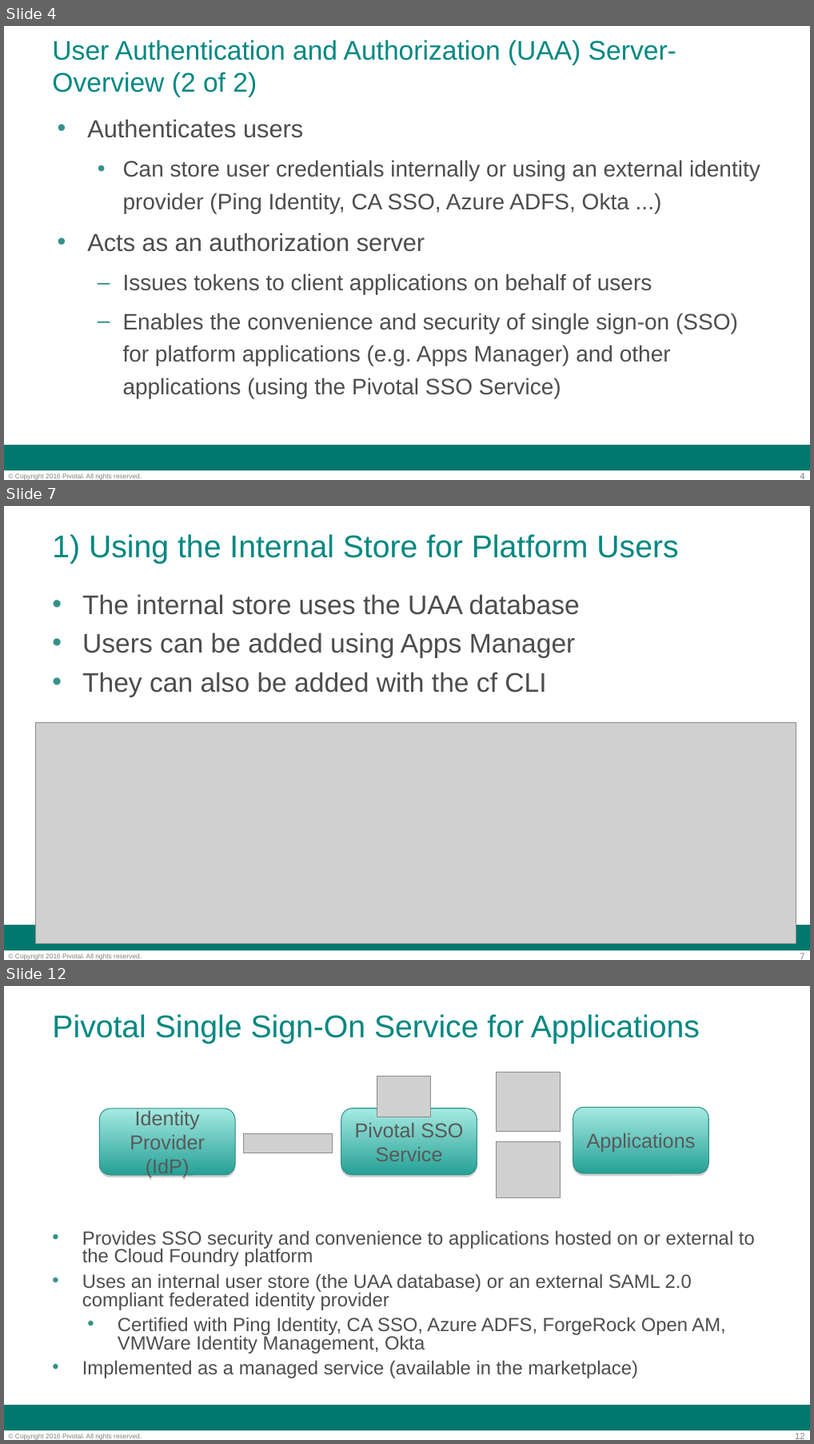
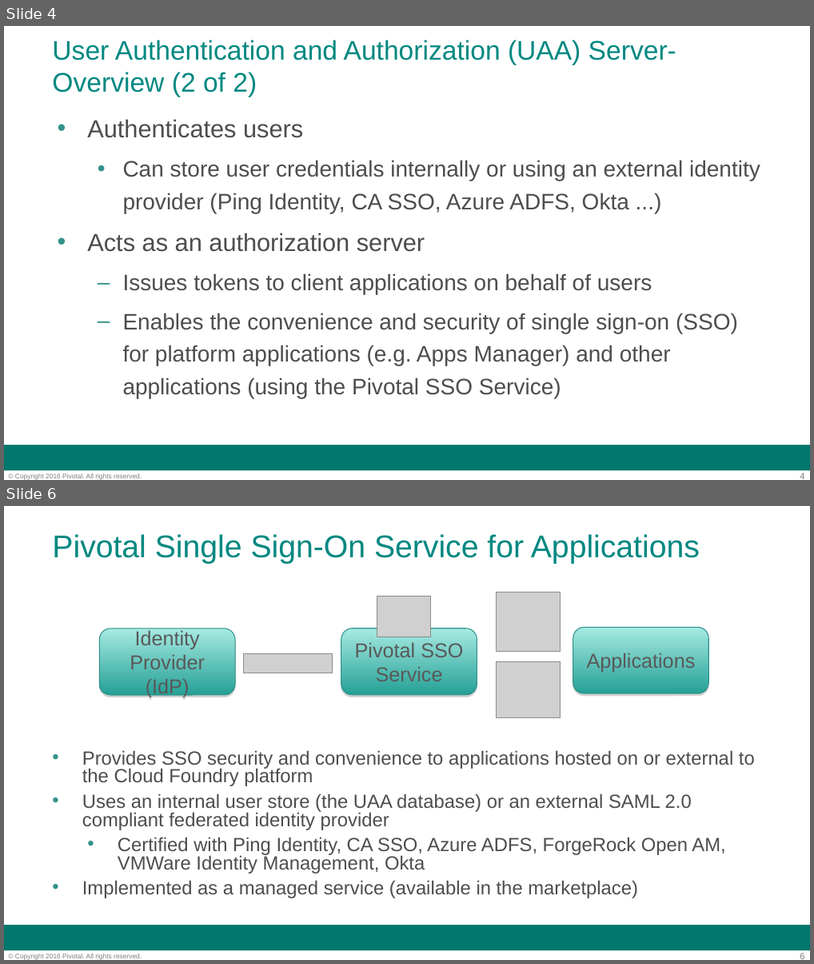
Before and after one commit to codehopper-uk/pcf-workshop, a slide deck: applications/slides/day-2/09.2-security-and-sso.ppt. Shown one above the other, each under a label of ours: slides 4, 7 and 12 before the commit, slides 4 and 6 after it; the slides between them are not shown. The pictures are 814x1444 and 814x964 pixels, drawn with LibreOffice and Linux fonts; fonts in the diff are those of the drawing; grey boxes stand for pictures; background and template pictures are left out. Boxes give left, top, right and bottom in pixels: in the first picture for what was removed or moved away, otherwise in the second. Text is boxed around its words. In the diff, an @@ line names an element or a change of style, - is before the commit and + after.

```diff
--- a/applications/slides/day-2/09.2-security-and-sso.ppt
+++ b/applications/slides/day-2/09.2-security-and-sso.ppt
@@ slide 7 removed at <box>4,506,810,960</box>, background #FFFFFF; not listed: 3 template elements that a slide beside it also shows @@
@@ title removed at <box>52,534,678,564</box> @@
-1) Using the Internal Store for Platform Users
@@ text removed at <box>82,594,580,696</box> @@
-• The internal store uses the UAA database
-• Users can be added using Apps Manager
-• They can also be added with the cf CLI
@@ picture removed at <box>36,722,797,943</box> @@
@@ what was slide 12 is now slide 6 @@
@@ page number at <box>800,952,805,959</box>: text changed @@
-12
+6
```
Also in this commit, not shown: 2 slides changed, 5 other slides removed, 4 other files.
